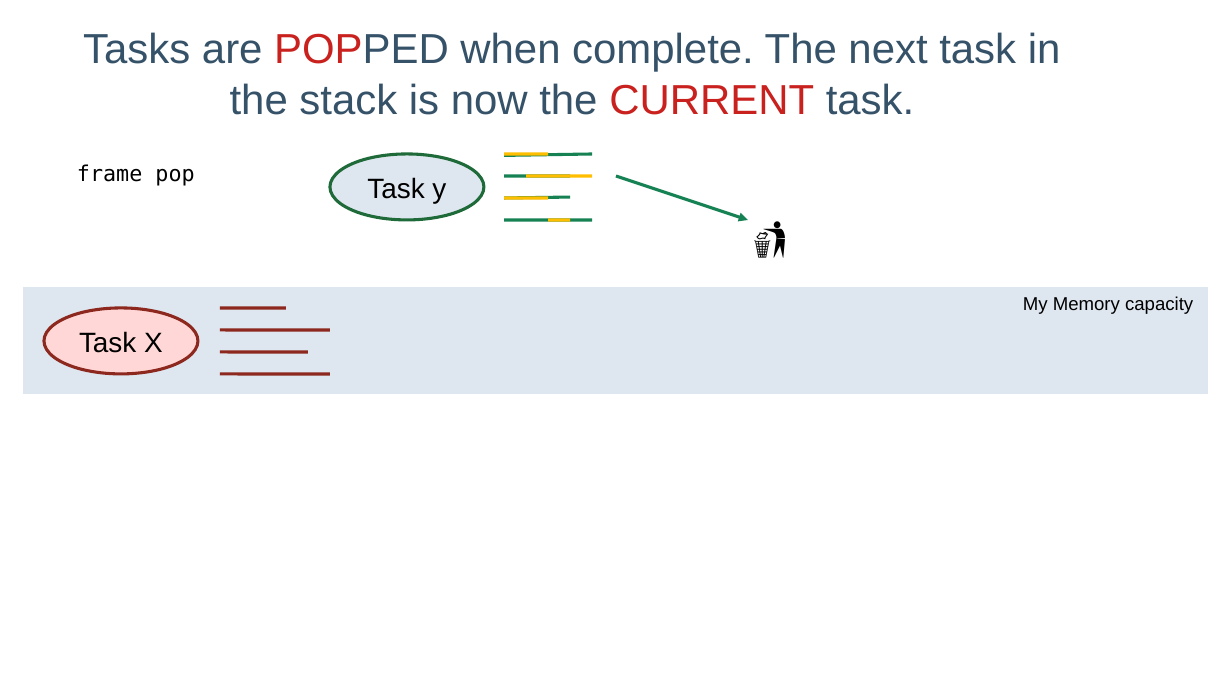
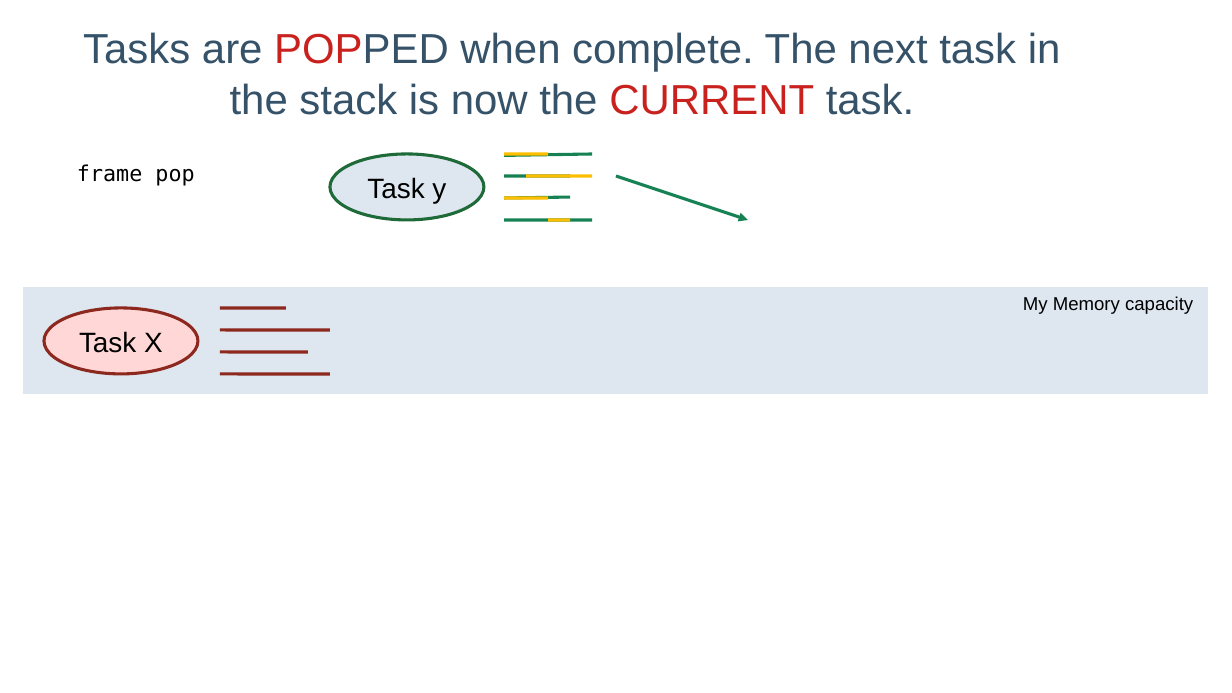
Before and after one commit to lelanthran/frame, a slide deck: slide 31 of docs/FrameIntroduction.odp. Drawn at 1232x693 pixels with LibreOffice and Linux fonts; fonts in the diff are those of the drawing; background and template pictures are left out. Boxes give left, top, right and bottom in pixels: in the first picture for what was removed or moved away, otherwise in the second. Text is boxed around its words. In the diff, an @@ line names an element or a change of style, - is before the commit and + after.

```diff
--- a/docs/FrameIntroduction.odp
+++ b/docs/FrameIntroduction.odp
@@ text removed at (x1=727, y1=206, x2=814, y2=272) @@
-🚮
```
Also in this commit, not shown: 8 other slides changed.
